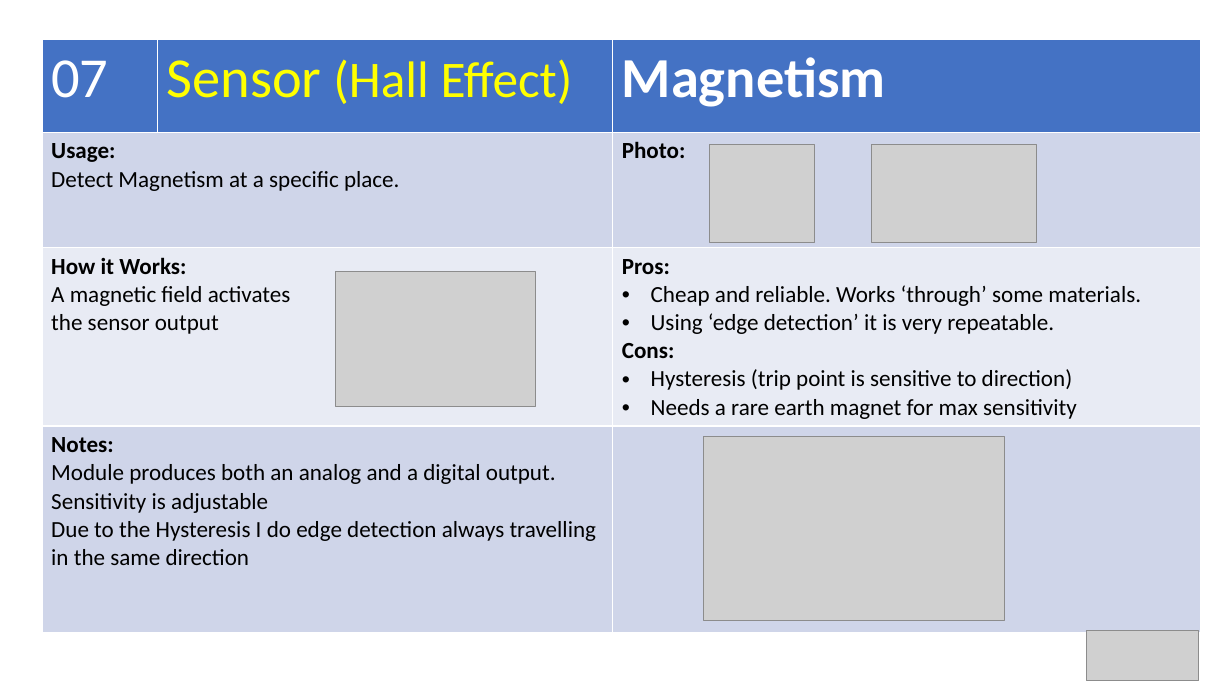
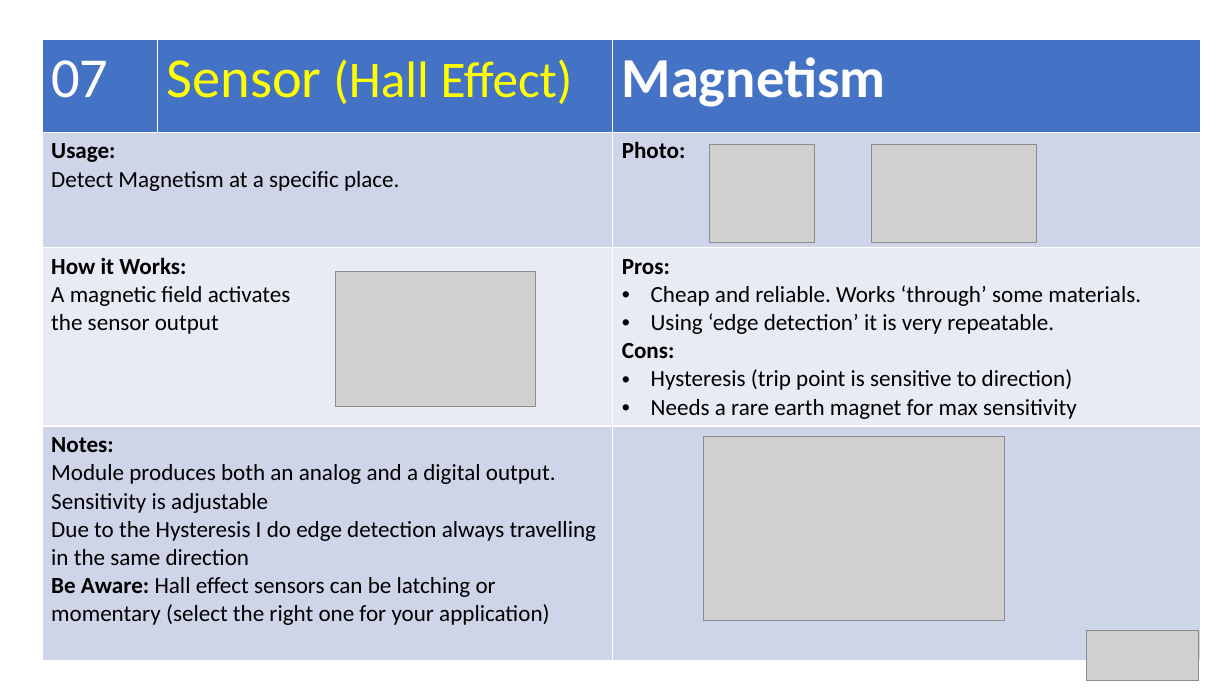
Before and after one commit to Alan-Lomax/MERG-SIG-Presentations, a slide deck: slide 20 of Arduino IO Compendium.pptx (slide 19 before the commit). Drawn at 1232x693 pixels with LibreOffice and Linux fonts; fonts in the diff are those of the drawing; grey boxes stand for pictures. Boxes give left, top, right and bottom in pixels: in the first picture for what was removed or moved away, otherwise in the second. Text is boxed around its words. In the diff, an @@ line names an element or a change of style, - is before the commit and + after.

```diff
--- a/Arduino IO Compendium.pptx
+++ b/Arduino IO Compendium.pptx
@@ table at box(42, 40, 1201, 654) @@
-row 4, column 1: Notes: / Module produces both an analog and a digital output. / Sensitivity is adjustable / Due to the Hysteresis I do edge detection always travelling in the same direction
+row 4, column 1: Notes: / Module produces both an analog and a digital output. / Sensitivity is adjustable / Due to the Hysteresis I do edge detection always travelling in the same direction / Be Aware: Hall effect sensors can be latching or momentary (select the right one for your application)
```
Also in this commit, not shown: 19 other slides changed, 1 slide added.
